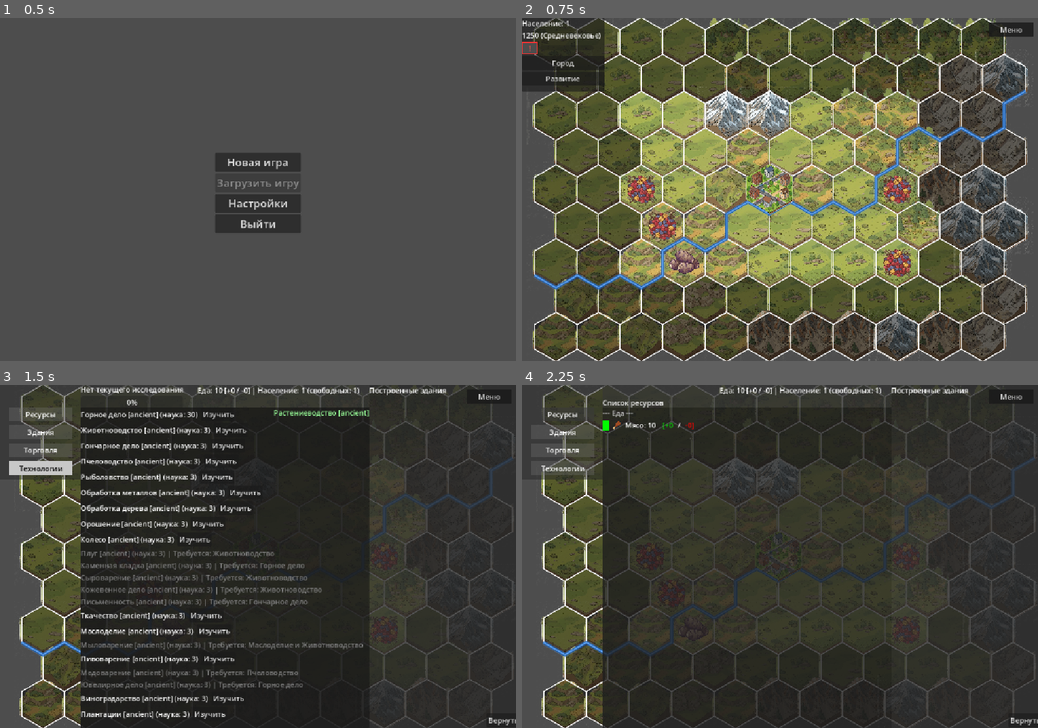
Above: before the commit, frames 1-4 (two rows, left to right).
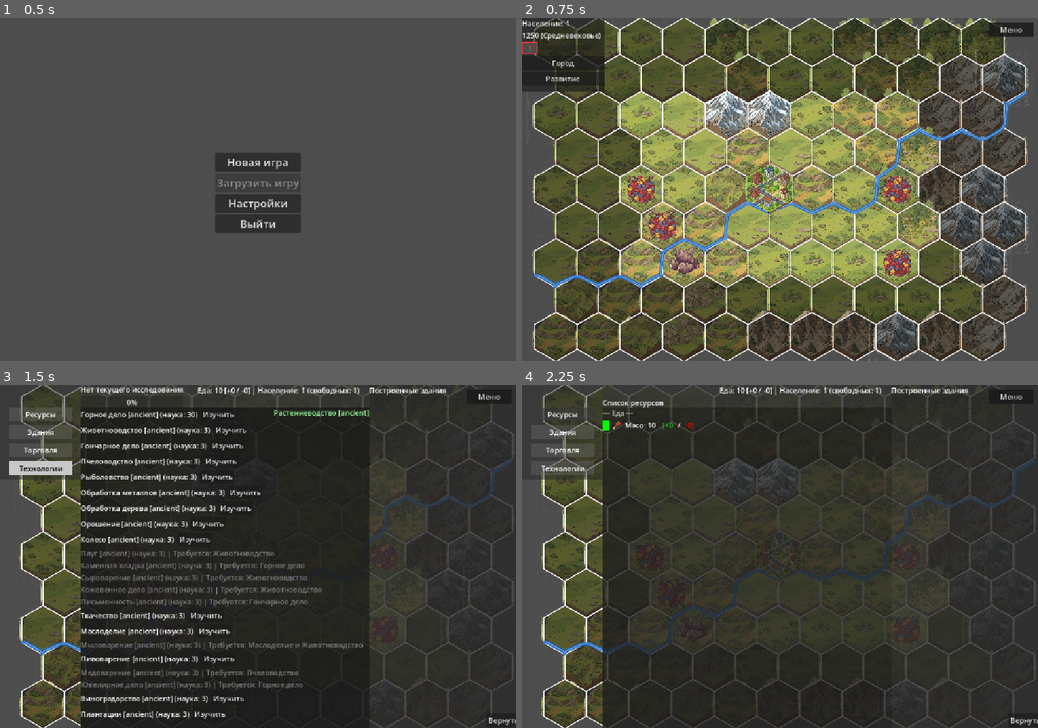
Above: after the commit, the same moments.

Repository: Night-Pryanik/The-City
Game: Godot game, scene res://scenes/main_menu.tscn
The game is run twice, just before and just after one commit, with the same random seed, the same clock (stepped at 60 frames per second) and the same inputs.
Inputs:
- Up to frame 1 (0.5 s): no input
- Up to frame 2 (0.75 s): click "Новая игра" at 0.5 s
- Up to frame 3 (1.5 s): click "!" at 1.25 s
- Up to frame 4 (2.25 s): click "Ресурсы" at 2 s

Frame 1 is identical in both runs. In frame 2, 1.7% of the frame differs, in the area x 2-98%, y 20-80%; in frame 3, 0.3%; in frame 4, 0.3%.

Commit message:
Реки теперь немного петляют на участках по ребрам гексов

Diff:
--- a/scripts/map_renderer.gd
+++ b/scripts/map_renderer.gd
@@ -375,15 +375,17 @@
     var highlight_width = river_manager.RIVER_HIGHLIGHT_WIDTH
     var offset_x = main_map.offset_x + main_map.scroll_offset.x
     var offset_y = main_map.offset_y + main_map.scroll_offset.y
+    var radius = main_map.HEX_RADIUS
     for river in river_data:
         if river.size() < 2:
             continue
         var points = PackedVector2Array()
         for pt in river:
             points.append(Vector2(pt.x + offset_x, pt.y + offset_y))
-        draw_polyline(points, shore_color, shore_width, true)
-        draw_polyline(points, body_color, body_width, true)
-        draw_polyline(points, highlight_color, highlight_width, true)
+        var smooth_points = _generate_natural_river(points, radius)
+        draw_polyline(smooth_points, shore_color, shore_width, true)
+        draw_polyline(smooth_points, body_color, body_width, true)
+        draw_polyline(smooth_points, highlight_color, highlight_width, true)
 
 func _draw_roads(_row: int, _col: int):
     pass
@@ -421,6 +423,66 @@
     points.append(center2)
     return points
 
+func _generate_natural_river(river_points: PackedVector2Array, radius: float) -> PackedVector2Array:
+    if river_points.size() < 2:
+        return river_points
+
+    # Едва заметная подстановка внутренних вершин в сторону среднего направления,
+    # чтобы смягчить поворот, без сильного искажения.
+    var adjusted_points: PackedVector2Array = []
+    adjusted_points.append(river_points[0])
+    for idx in range(1, river_points.size() - 1):
+        var prev_pt = river_points[idx - 1]
+        var curr_pt = river_points[idx]
+        var next_pt = river_points[idx + 1]
+        var dir_in = (curr_pt - prev_pt)
+        var dir_out = (next_pt - curr_pt)
+        var avg_dir = (dir_in + dir_out)
+        if avg_dir.length() > 0.0001:
+            avg_dir = avg_dir.normalized()
+            var hash_input = (idx * 73856093) & 0x7fffffff
+            var hash_val = float(hash_input) / 0x7fffffff
+            var offset = (hash_val - 0.5) * radius * 0.05
+            adjusted_points.append(curr_pt + avg_dir * offset)
+        else:
+            adjusted_points.append(curr_pt)
+    adjusted_points.append(river_points[river_points.size() - 1])
+
+    # Очень мягкое сглаживание, чтобы убрать только явные острые углы,
+    # но сохранить легкий характер "петляния".
+    var smooth_points = adjusted_points.duplicate()
+    var new_points = smooth_points.duplicate()
+    for i in range(1, smooth_points.size() - 1):
+        var prev = smooth_points[i - 1]
+        var curr = smooth_points[i]
+        var next_p = smooth_points[i + 1]
+        var avg = (prev + next_p) / 2.0
+        new_points[i] = curr.lerp(avg, 0.12)
+    smooth_points = new_points
+
+    var segments = 8
+    var result = PackedVector2Array()
+    result.append(smooth_points[0])
+    for i in range(smooth_points.size() - 1):
+        var start = smooth_points[i]
+        var end = smooth_points[i + 1]
+        for j in range(1, segments):
+            var t = float(j) / segments
+            var mid = start.lerp(end, t)
+            var dir = (end - start).normalized()
+            if dir.length() > 0.0001:
+                var perp = Vector2(-dir.y, dir.x)
+                var hash_input = (
+                    i * 73856093 + j * 19349663 + int(start.x * 1000.0) + int(start.y * 1000.0) + int(end.x * 1000.0) + int(end.y * 1000.0)
+                ) & 0x7fffffff
+                var hash_val = float(hash_input) / 0x7fffffff
+                var offset = (hash_val - 0.5) * radius * 0.14
+                mid += perp * offset
+            result.append(mid)
+        if i < smooth_points.size() - 1:
+            result.append(end)
+    return result
+
 func _draw_exploration_highlights():
     var main = get_parent()
     var expansion_manager = main.get_node("ExpansionManager")
